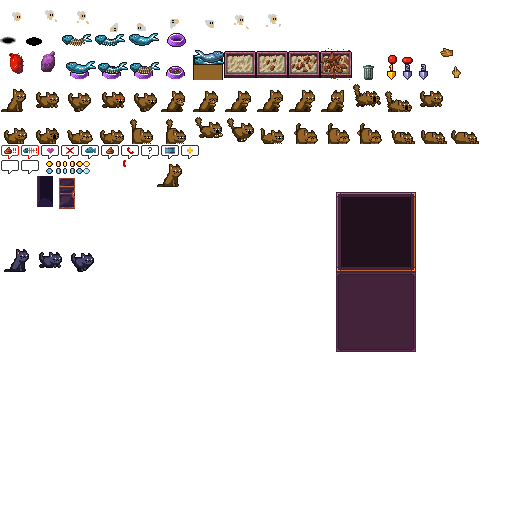
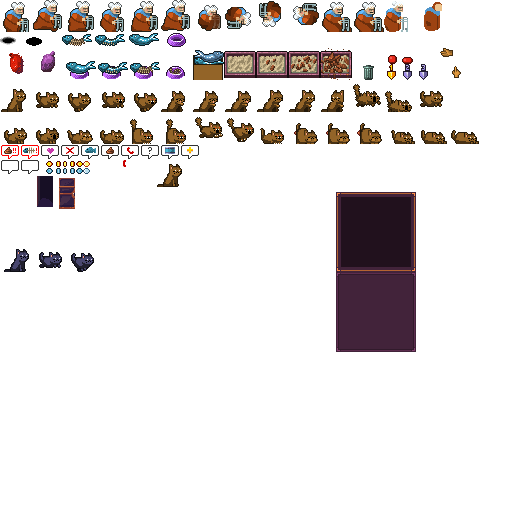
The second 512 × 512 image is a revision of the first. Changes to its layers:
painted on "tiles" over [3, 0, 442, 144]
